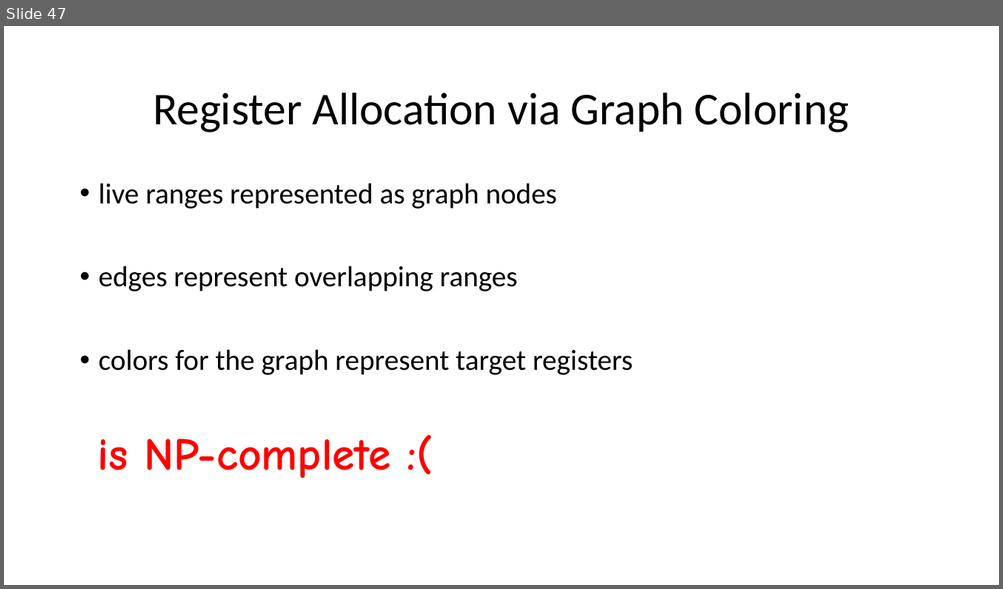
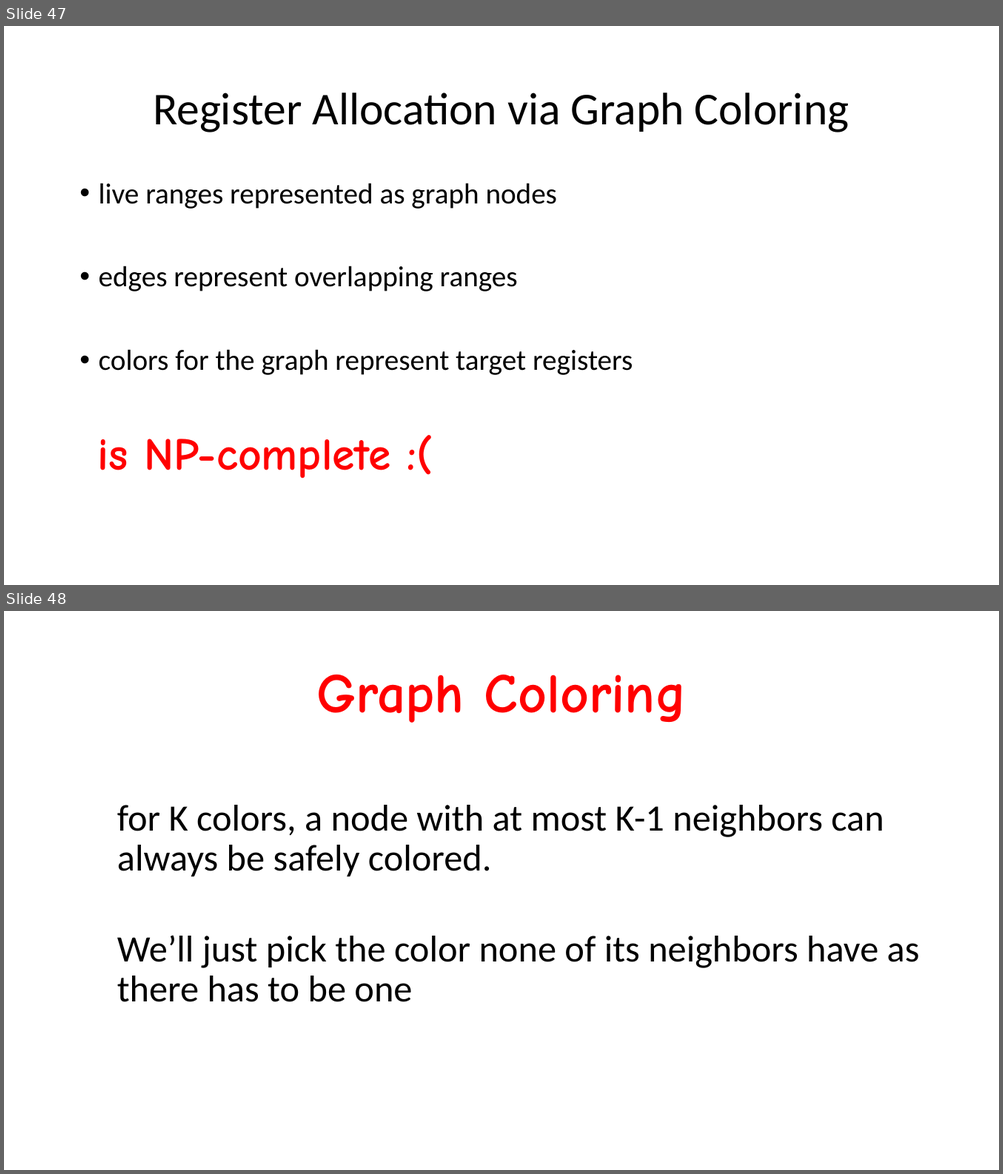
Before and after one commit to ganoliz/NI-GEN, a slide deck: media/NI-GEN-8.pptx. Shown one above the other, each under a label of ours: slide 47 before the commit, slides 47 and 48 after it. The pictures are 1003x589 and 1003x1174 pixels, drawn with LibreOffice and Linux fonts; fonts in the diff are those of the drawing. Boxes give left, top, right and bottom in pixels: in the first picture for what was removed or moved away, otherwise in the second. Text is boxed around its words. In the diff, an @@ line names an element or a change of style, - is before the commit and + after.

```diff
--- a/media/NI-GEN-8.pptx
+++ b/media/NI-GEN-8.pptx
@@ slide 48 added at (x1=4, y1=611, x2=999, y2=1170), background #FFFFFF @@
@@ title added at (x1=316, y1=674, x2=686, y2=723), 54 pt, text #FF0000, bold @@
+Graph Coloring
@@ text added at (x1=117, y1=805, x2=919, y2=1002), 36 pt, text #000000 @@
+  for K colors, a node with at most K-1 neighbors can always be safely colored.
+  We’ll just pick the color none of its neighbors have as there has to be one
```
Also in this commit, not shown: 28 slides changed, 16 other slides added, 8 other files.
